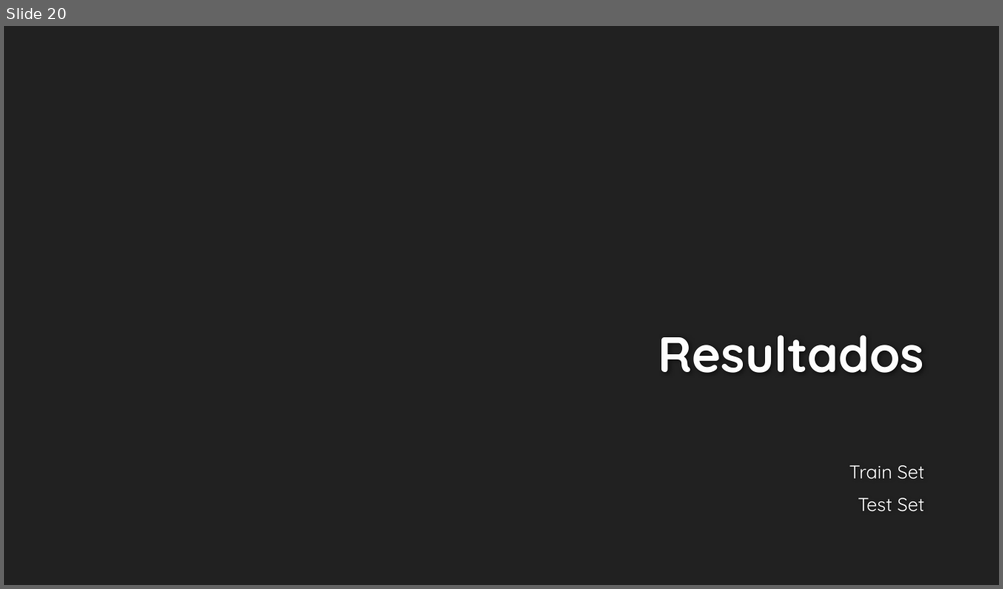
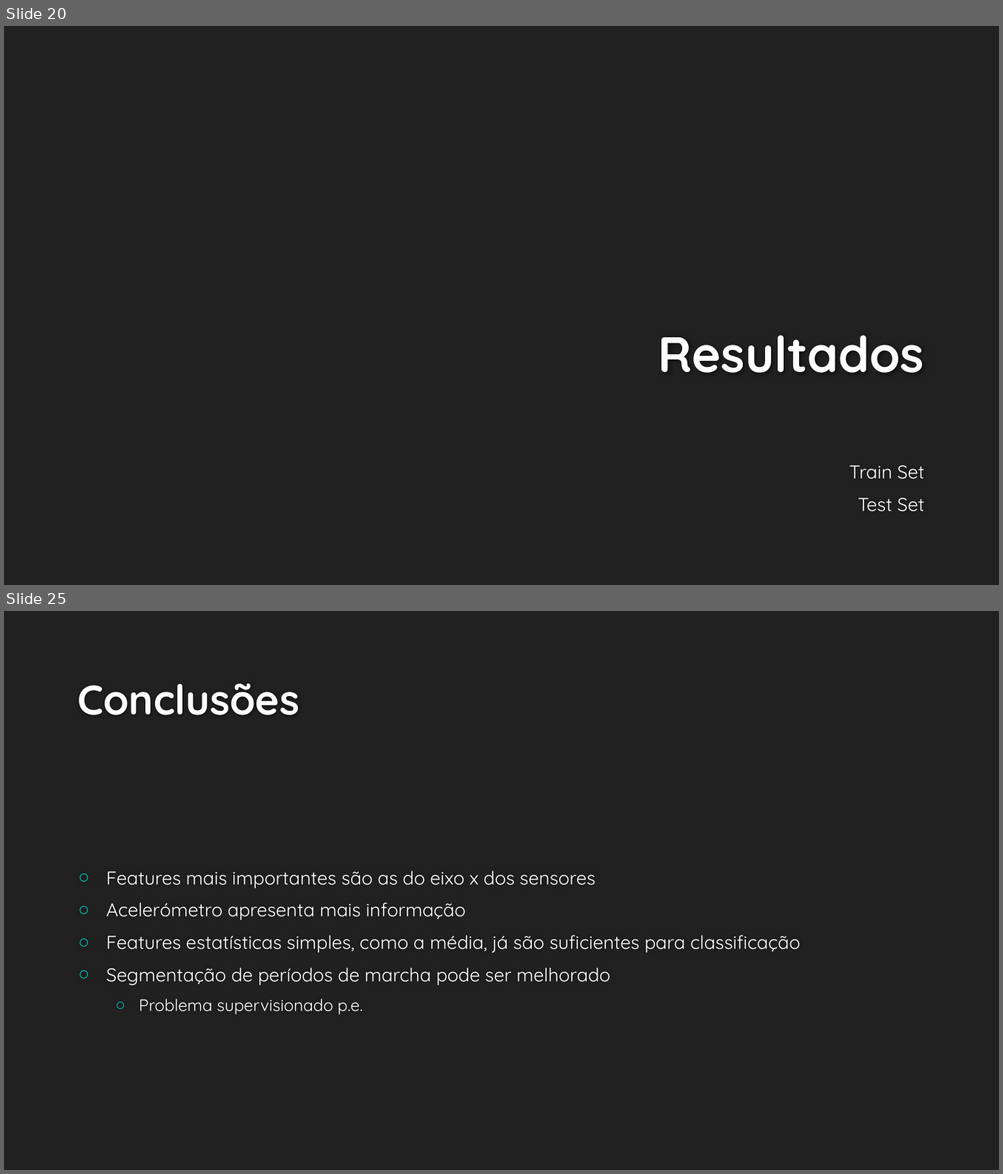
Before and after one commit to JoaoSRocha/AGE_Costa_Rocha, a slide deck: mid-season_report/AGE.pptx. Shown one above the other, each under a label of ours: slide 20 before the commit, slides 20 and 25 after it; the slides between them are not shown. The pictures are 1003x589 and 1003x1174 pixels, drawn with LibreOffice and Linux fonts; fonts in the diff are those of the drawing; background and template pictures are left out. Boxes give left, top, right and bottom in pixels: in the first picture for what was removed or moved away, otherwise in the second. Text is boxed around its words. In the diff, an @@ line names an element or a change of style, - is before the commit and + after.

```diff
--- a/mid-season_report/AGE.pptx
+++ b/mid-season_report/AGE.pptx
@@ slide 25 added at (4, 611, 999, 1170), background #212121 @@
@@ title added at (77, 684, 299, 715), 40 pt, text #FEFEFE, bold @@
+Conclusões
@@ text added at (106, 871, 800, 1015), 18 pt, text #FFFFFF @@
+○ Features mais importantes são as do eixo x dos sensores
+○ Acelerómetro apresenta mais informação
+○ Features estatísticas simples, como a média, já são suficientes para classificação
+○ Segmentação de períodos de marcha pode ser melhorado
+  ○ Problema supervisionado p.e.
```
Also in this commit, not shown: 5 slides changed, 4 other slides added, 5 other files.
